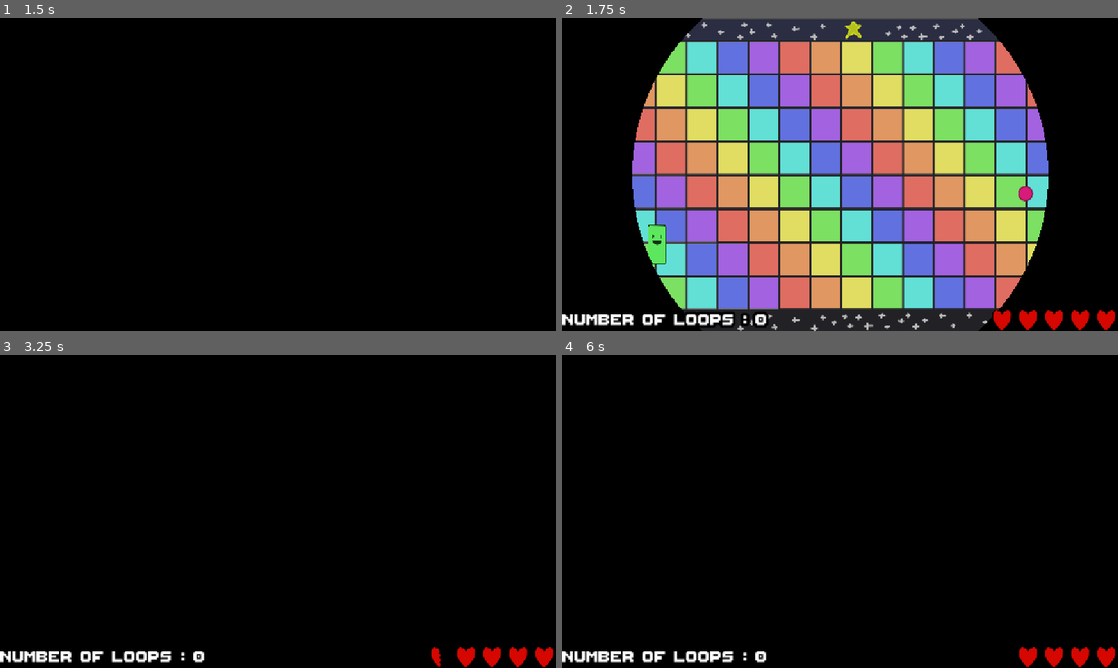
Above: before the commit, frames 1-4 (two rows, left to right).
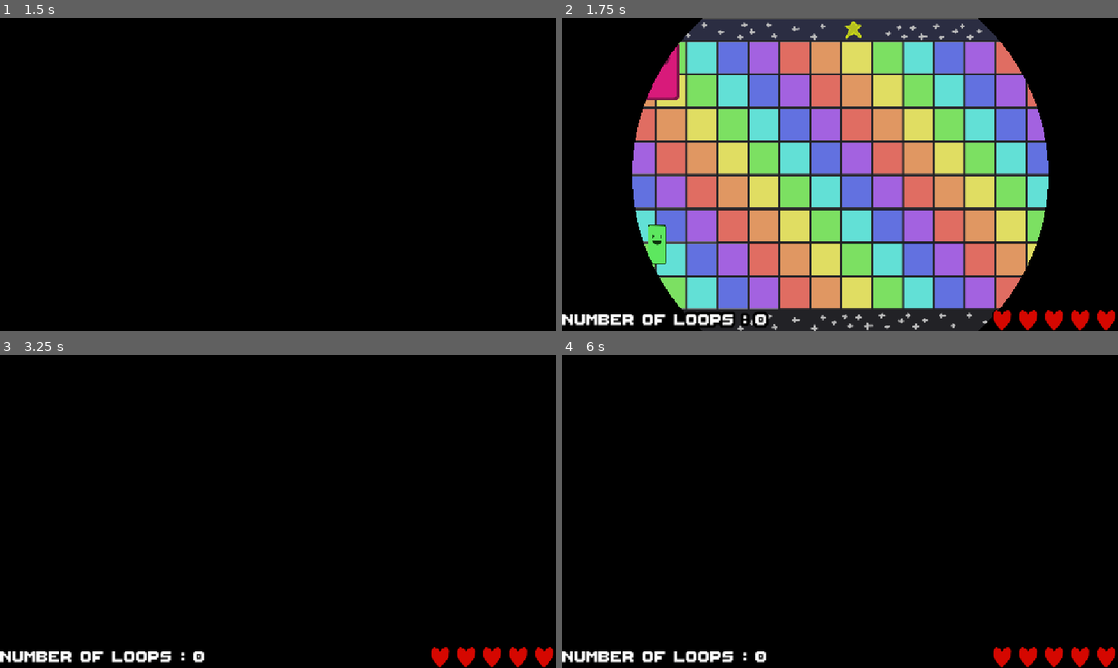
Above: after the commit, the same moments.

Repository: les-brows/la-boucle-musicale
Game: Godot game, scene res://Levels/MainMenu/MainMenu.tscn
Two runs of this game, one before a commit and one after it. Both use one fixed random seed, a clock stepped at 60 frames per second and the inputs below.
Inputs (mouse positions are in pixels of both pictures, inside the frame that each line leads up to):
- Up to frame 1 (1.5 s): tap Enter (ui_accept) at 0.5, 0.77 s; move the mouse to (400, 158) at 0.52 s; hold D (player1_right) 0.53-1.28 s; tap Shift (player1_dash) at 0.6 s; move the mouse to (166, 190) at 1.27 s; hold S (player1_down) from 1.28 s (still down); right-click (166, 190) at 1.35 s
- Up to frame 2 (1.75 s): keep holding S (player1_down); tap Enter (ui_accept) at 1.52 s
- Up to frame 3 (3.25 s): move the mouse to (333, 442) at 2.02 s; release S (player1_down) at 2.03 s; hold D (player1_right) 2.03-2.78 s; tap Shift (player1_dash) at 2.1 s; tap Enter (ui_accept) at 2.75, 3.02 s; move the mouse to (250, 574) at 2.77 s; hold O (player1_shoot_up) from 2.78 s (still down); right-click (250, 574) at 2.85 s
- Up to frame 4 (6 s): tap Enter (ui_accept) at 3.5, 3.77, 4.25, 4.52, 5, 5.75 s; move the mouse to (1006, 558) at 3.52 s; release O (player1_shoot_up) at 3.53 s; hold A (player1_left) 3.53-5.03 s; tap Shift (player1_dash) at 3.6, 5.1 s; move the mouse to (673, 464) at 4.27 s; right-click (673, 464) at 4.35 s; move the mouse to (867, 511) at 5.02 s; hold S (player1_down) 5.03-5.78 s; move the mouse to (756, 433) at 5.77 s; hold D (player1_right) from 5.78 s (still down); right-click (756, 433) at 5.85 s

Frame 1 is identical in both runs. In frame 2, 0.7% of the frame differs, in the area x 15-85%, y 8-59%; in frame 3, less than 0.1%; in frame 4, 0.2%.

Commit message:
feat: add moving characters

Diff:
--- a/MainScene.tscn
+++ b/MainScene.tscn
@@ -4,7 +4,6 @@
 [ext_resource type="PackedScene" uid="uid://bne5gfgl17hng" path="res://Rythm/MusicManager.tscn" id="2_rpqi1"]
 [ext_resource type="AudioStream" uid="uid://ke43hdpgbybw" path="res://Assets/Collide 1.wav" id="4_rf2cd"]
 [ext_resource type="Script" uid="uid://c3tbooyhqh8ok" path="res://Rythm/test_sound.gd" id="4_uxrcv"]
-
 [node name="MainScene" type="Node2D"]
 
 [node name="MusicManager" parent="." instance=ExtResource("2_rpqi1")]
--- a/Objects/Enemies/Shooter.tscn
+++ b/Objects/Enemies/Shooter.tscn
@@ -1,28 +1,34 @@
-[gd_scene load_steps=5 format=3 uid="uid://b5w0jynn6mkxk"]
+[gd_scene load_steps=8 format=3 uid="uid://b5w0jynn6mkxk"]
 
 [ext_resource type="Script" uid="uid://biu7hkvefgm4s" path="res://Objects/Enemies/shooter.gd" id="1_8c5hv"]
 [ext_resource type="Texture2D" uid="uid://d3dq34i68t3iw" path="res://Assets/base_enemy.png" id="2_qpsbd"]
 [ext_resource type="AudioStream" uid="uid://c312tfe2javtd" path="res://Assets/Instruments/KSHMR_Bass_Pluck_02_A#.wav" id="3_qpsbd"]
 
+[sub_resource type="Curve2D" id="Curve2D_txwwr"]
+_data = {
+"points": PackedVector2Array(0, 0, 0, 0, 0, 0, 0, 0, 0, 0, 400, 0, 0, 0, 0, 0, -400, 0, 0, 0, 0, 0, 0, 0)
+}
+point_count = 4
+
 [sub_resource type="RectangleShape2D" id="RectangleShape2D_bweyu"]
 size = Vector2(128, 125)
 
+[sub_resource type="Curve2D" id="Curve2D_4u4qj"]
+_data = {
+"points": PackedVector2Array(0, 0, 0, 0, 0, 0, 0, 0, 0, 0, 0, 400, 0, 0, 0, 0, 0, -400, 0, 0, 0, 0, 0, 0)
+}
+point_count = 4
+
+[sub_resource type="Curve2D" id="Curve2D_qpsbd"]
+_data = {
+"points": PackedVector2Array(0, 0, 0, 0, 0, -200, 0, 0, 0, 0, 200, 0, 0, 0, 0, 0, 0, 200, 0, 0, 0, 0, -200, 0, 0, 0, 0, 0, 0, -200)
+}
+point_count = 5
+
 [node name="Shooter" type="Node2D" node_paths=PackedStringArray("spriteEnemy", "TimerBlinkNode")]
 script = ExtResource("1_8c5hv")
-spriteEnemy = NodePath("Sprite2D")
+spriteEnemy = NodePath("HorizontalPath/PathFollow2D/Sprite2D")
 TimerBlinkNode = NodePath("TimerBlink")
-
-[node name="Sprite2D" type="Sprite2D" parent="."]
-scale = Vector2(0.427586, 0.427586)
-texture = ExtResource("2_qpsbd")
-
-[node name="ShooterCollisionArea2D" type="Area2D" parent="."]
-collision_layer = 4
-collision_mask = 16
-
-[node name="CollisionShape2D" type="CollisionShape2D" parent="ShooterCollisionArea2D"]
-position = Vector2(1, 0.5)
-shape = SubResource("RectangleShape2D_bweyu")
 
 [node name="InstrumentPlayer" type="AudioStreamPlayer2D" parent="."]
 stream = ExtResource("3_qpsbd")
@@ -37,7 +43,69 @@
 
 [node name="TimerBlink" type="Timer" parent="."]
 
-[connection signal="area_entered" from="ShooterCollisionArea2D" to="." method="_on_shooter_collision_area_2d_area_entered"]
+[node name="HorizontalPath" type="Path2D" parent="."]
+curve = SubResource("Curve2D_txwwr")
+
+[node name="PathFollow2D" type="PathFollow2D" parent="HorizontalPath"]
+position = Vector2(400.035, 0)
+progress = 400.32
+rotates = false
+
+[node name="Sprite2D" type="Sprite2D" parent="HorizontalPath/PathFollow2D"]
+scale = Vector2(0.427586, 0.427586)
+texture = ExtResource("2_qpsbd")
+
+[node name="ShooterCollisionArea2D" type="Area2D" parent="HorizontalPath/PathFollow2D"]
+collision_layer = 4
+collision_mask = 16
+
+[node name="CollisionShape2D" type="CollisionShape2D" parent="HorizontalPath/PathFollow2D/ShooterCollisionArea2D"]
+position = Vector2(1, 0.5)
+shape = SubResource("RectangleShape2D_bweyu")
+
+[node name="VerticalPath" type="Path2D" parent="."]
+curve = SubResource("Curve2D_4u4qj")
+
+[node name="PathFollow2D" type="PathFollow2D" parent="VerticalPath"]
+position = Vector2(0, 400.035)
+progress = 400.32
+rotates = false
+
+[node name="Sprite2D" type="Sprite2D" parent="VerticalPath/PathFollow2D"]
+scale = Vector2(0.427586, 0.427586)
+texture = ExtResource("2_qpsbd")
+
+[node name="ShooterCollisionArea2D" type="Area2D" parent="VerticalPath/PathFollow2D"]
+collision_layer = 4
+collision_mask = 16
+
+[node name="CollisionShape2D" type="CollisionShape2D" parent="VerticalPath/PathFollow2D/ShooterCollisionArea2D"]
+position = Vector2(1, 0.5)
+shape = SubResource("RectangleShape2D_bweyu")
+
+[node name="DiamondPath" type="Path2D" parent="."]
+curve = SubResource("Curve2D_qpsbd")
+
+[node name="PathFollow2D" type="PathFollow2D" parent="DiamondPath"]
+position = Vector2(116.932, 83.0683)
+progress = 400.32
+rotates = false
+
+[node name="Sprite2D" type="Sprite2D" parent="DiamondPath/PathFollow2D"]
+scale = Vector2(0.427586, 0.427586)
+texture = ExtResource("2_qpsbd")
+
+[node name="ShooterCollisionArea2D" type="Area2D" parent="DiamondPath/PathFollow2D"]
+collision_layer = 4
+collision_mask = 16
+
+[node name="CollisionShape2D" type="CollisionShape2D" parent="DiamondPath/PathFollow2D/ShooterCollisionArea2D"]
+position = Vector2(1, 0.5)
+shape = SubResource("RectangleShape2D_bweyu")
+
 [connection signal="screen_entered" from="VisibleOnScreenNotifier2D" to="." method="_on_visible_on_screen_notifier_2d_screen_entered"]
 [connection signal="screen_exited" from="VisibleOnScreenNotifier2D" to="." method="_on_visible_on_screen_notifier_2d_screen_exited"]
 [connection signal="timeout" from="TimerBlink" to="." method="_on_timer_blink_timeout"]
+[connection signal="area_entered" from="HorizontalPath/PathFollow2D/ShooterCollisionArea2D" to="." method="_on_shooter_collision_area_2d_area_entered"]
+[connection signal="area_entered" from="VerticalPath/PathFollow2D/ShooterCollisionArea2D" to="." method="_on_shooter_collision_area_2d_area_entered"]
+[connection signal="area_entered" from="DiamondPath/PathFollow2D/ShooterCollisionArea2D" to="." method="_on_shooter_collision_area_2d_area_entered"]
--- /dev/null
+++ b/Objects/Enemies/enemy_movement_pattern.gd
@@ -0,0 +1,10 @@
+extends Node
+
+class_name EnemyMovementPattern
+
+enum {
+  HORIZONTAL,
+  VERTICAL,
+  DIAMOND,
+  SIZE
+}
--- a/Objects/Enemies/shooter.gd
+++ b/Objects/Enemies/shooter.gd
@@ -12,7 +12,13 @@
 var boing_state: float = 0
 
 var shoot_partition: Partition
+var movement_pattern: int #EnemyMovementPattern
 var on_screen: bool = false
+var path_follow: PathFollow2D
+
+@onready var horizontal_path: PathFollow2D = $HorizontalPath/PathFollow2D
+@onready var vertical_path: PathFollow2D = $VerticalPath/PathFollow2D
+@onready var diamond_path: PathFollow2D = $DiamondPath/PathFollow2D
 
 
 func _init() -> void:
@@ -37,8 +43,35 @@
 			pass
 
 
+func _ready() -> void:
+	choose_movement_pattern()
+
+func choose_movement_pattern():
+	var rng = RandomNumberGenerator.new()
+	rng.randomize()
+	var random_num: int = rng.randi_range(0, EnemyMovementPattern.SIZE - 1)
+	match random_num:
+		EnemyMovementPattern.HORIZONTAL:
+			movement_pattern = EnemyMovementPattern.HORIZONTAL
+			path_follow = horizontal_path
+			vertical_path.queue_free()
+			diamond_path.queue_free()
+		EnemyMovementPattern.VERTICAL:
+			movement_pattern = EnemyMovementPattern.VERTICAL
+			path_follow = vertical_path
+			horizontal_path.queue_free()
+			diamond_path.queue_free()
+		EnemyMovementPattern.DIAMOND:
+			movement_pattern = EnemyMovementPattern.DIAMOND
+			path_follow = diamond_path
+			horizontal_path.queue_free()
+			vertical_path.queue_free()
 
 func _process(delta: float) -> void:
+	path_follow.progress_ratio += Globals.ENEMY_MOVEMENT_SPEED
+	if(path_follow.progress_ratio >= 1):
+		path_follow.progress_ratio = 0
+
 	if(boing_state > 0):
 		if(boing_state < NB_SECONDS_BOING_RECOVER):
 			scale -= Vector2.ONE * delta / NB_SECONDS_BOING_RECOVER * MAX_HEIGHT_BOING
@@ -67,7 +100,7 @@
 
 func shoot_projectile(target_direction: Vector2):
 	var shooter_projectile = shooter_projectile_preload.instantiate()
-	shooter_projectile.set_position(position)
+	shooter_projectile.set_position(position + path_follow.position)
 	# May be used when ennemies move
 	var linear_velocity = Vector2.ZERO
 	shooter_projectile.set_velocity(linear_velocity + target_direction.normalized() * shooter_projectile_speed )
--- a/globals.gd
+++ b/globals.gd
@@ -24,6 +24,7 @@
 var BOUNDARY_UP: int = 600
 
 var ENEMY_MAXHP: int = 3
+var ENEMY_MOVEMENT_SPEED: float = 0.0005
 
 var INVINCIBILITY_TIMER: float = 1
 var MAX_HP: int = 10
Not shown: 1 places in Levels/ScrollingLevel.tscn that only renumber resources
